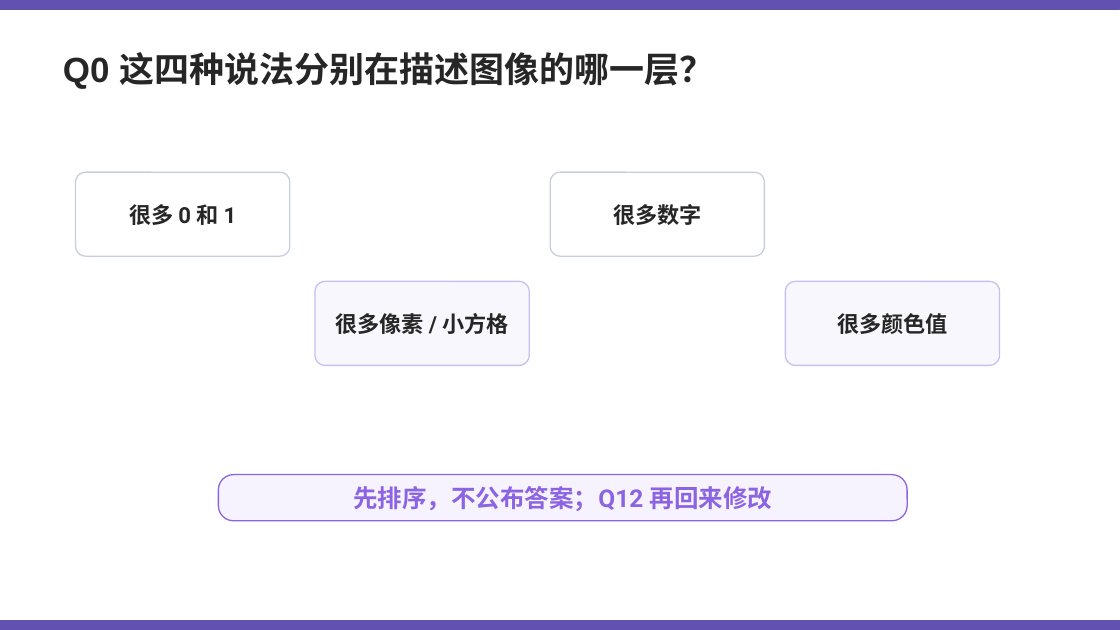
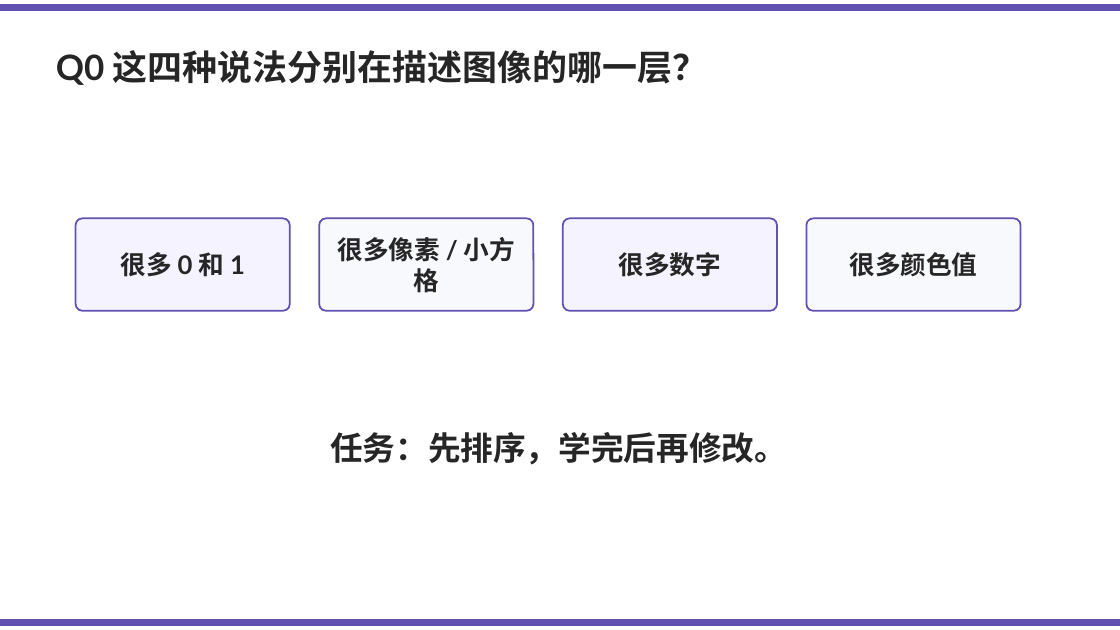
Before and after one commit to Kunonepeng/shtick, a slide deck: slide 2 of 1-2-encoding/1-2-3-image-encoding/image-encoding-v1.pptx. Drawn at 1120x630 pixels with LibreOffice and Linux fonts; fonts in the diff are those of the drawing. Boxes give left, top, right and bottom in pixels: in the first picture for what was removed or moved away, otherwise in the second. Text is boxed around its words. In the diff, an @@ line names an element or a change of style, - is before the commit and + after.

```diff
--- a/1-2-encoding/1-2-3-image-encoding/image-encoding-v1.pptx
+++ b/1-2-encoding/1-2-3-image-encoding/image-encoding-v1.pptx
@@ rectangle: place and size @@
-rectangle at (0,0,1120,9)
+rectangle at (0,4,1120,11)
@@ text "Q0 这四种说法分别在描述图像的哪一层？" at (56,50,708,85): font Arial to Lato @@
@@ rounded rectangle: place and size @@
-rounded rectangle at (76,172,290,256)
+rounded rectangle at (76,218,290,311)
@@ rounded rectangle at (76,218,290,311): fill #FFFFFF to #F5F3FF; outline #C7CEDD 1.1 pt to #6251B1 1.5 pt; proportions changed @@
@@ text "很多 0 和 1": place and size @@
-text "很多 0 和 1" at (129,204,237,225)
+text "很多 0 和 1" at (120,252,245,277)
@@ rounded rectangle: place and size @@
-rounded rectangle at (315,281,529,365)
+rounded rectangle at (319,218,534,311)
@@ rounded rectangle at (319,218,534,311): fill #F8F7FD to #F8F9FC; outline #C9BFF0 1.1 pt to #6251B1 1.5 pt; proportions changed @@
@@ text "很多像素 / 小方格": place and size @@
-text "很多像素 / 小方格" at (335,313,509,334)
+text "很多像素 / 小方格" at (337,237,515,293)
@@ rounded rectangle at (563,218,777,311): fill #FFFFFF to #F5F3FF; outline #C7CEDD 1.1 pt to #6251B1 1.5 pt; proportions changed @@
@@ rounded rectangle: place and size @@
-rounded rectangle at (550,172,765,256)
+rounded rectangle at (563,218,777,311)
@@ text "很多数字": place and size @@
-text "很多数字" at (613,204,701,225)
+text "很多数字" at (619,252,722,277)
@@ rounded rectangle at (807,218,1021,311): fill #F8F7FD to #F8F9FC; outline #C9BFF0 1.1 pt to #6251B1 1.5 pt; proportions changed @@
@@ rounded rectangle: place and size @@
-rounded rectangle at (786,281,1000,365)
+rounded rectangle at (807,218,1021,311)
@@ size 19 to 22 pt, font Roboto to Lato in 4 elements at (120,252,245,277), (619,252,722,277), (337,237,515,293), (849,252,977,277) @@
@@ text "很多颜色值": place and size @@
-text "很多颜色值" at (837,313,948,334)
+text "很多颜色值" at (849,252,977,277)
@@ text at (330,432,787,465): text changed; size 21 to 28 pt; font Roboto to Lato; text colour #8C64E1 to #262626 @@
-先排序，不公布答案；Q12 再回来修改
+任务：先排序，学完后再修改。
@@ rounded rectangle removed at (218,475,907,521) @@
@@ rectangle: place and size @@
-rectangle at (0,621,1120,630)
+rectangle at (0,619,1120,626)
```
Also in this commit, not shown: 22 other slides changed, 3 slides added, 1 slide removed, 8 other files.
